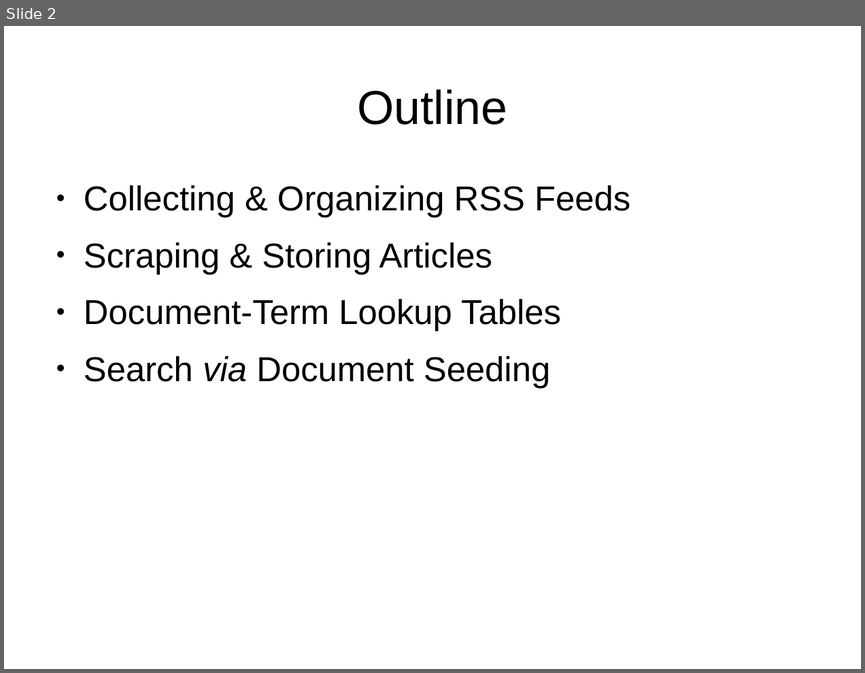
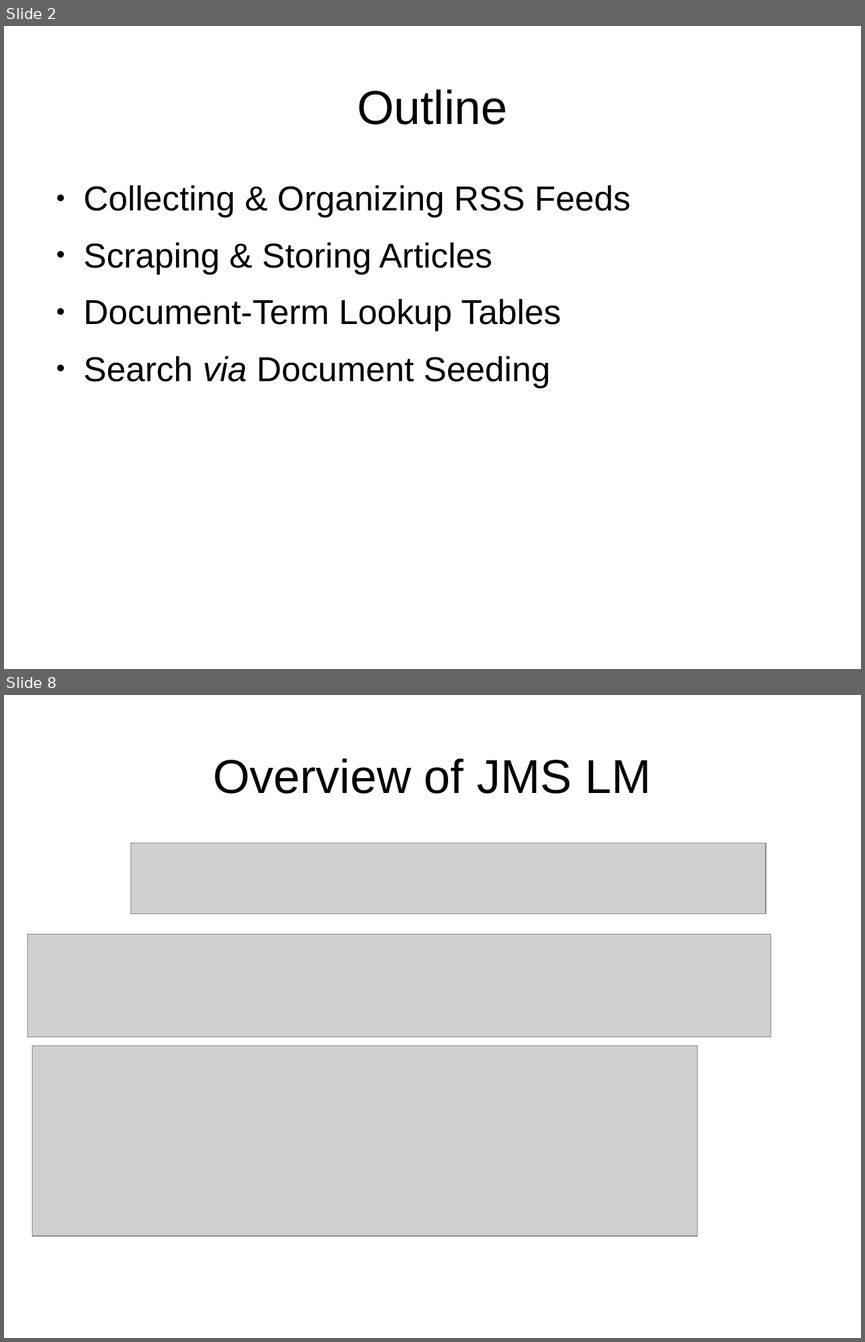
Before and after one commit to immersinn/rssfeed_link_collector, a slide deck: reports/RSS Feed Localized Search Overview Presentation.odp. Shown one above the other, each under a label of ours: slide 2 before the commit, slides 2 and 8 after it; the slides between them are not shown. The pictures are 865x673 and 865x1342 pixels, drawn with LibreOffice and Linux fonts; fonts in the diff are those of the drawing; grey boxes stand for pictures. Boxes give left, top, right and bottom in pixels: in the first picture for what was removed or moved away, otherwise in the second. Text is boxed around its words. In the diff, an @@ line names an element or a change of style, - is before the commit and + after.

```diff
--- a/reports/RSS Feed Localized Search Overview Presentation.odp
+++ b/reports/RSS Feed Localized Search Overview Presentation.odp
@@ slide 8 added at (x1=4, y1=695, x2=861, y2=1338), background #FFFFFF @@
@@ title added at (x1=213, y1=758, x2=651, y2=794), 44 pt, text #000000 @@
+Overview of JMS LM
@@ picture added at (x1=130, y1=843, x2=766, y2=913) @@
@@ picture added at (x1=27, y1=934, x2=772, y2=1037) @@
@@ picture added at (x1=32, y1=1046, x2=698, y2=1236) @@
```
Also in this commit, not shown: 5 slides changed, 1 other slide added, 27 other files.
